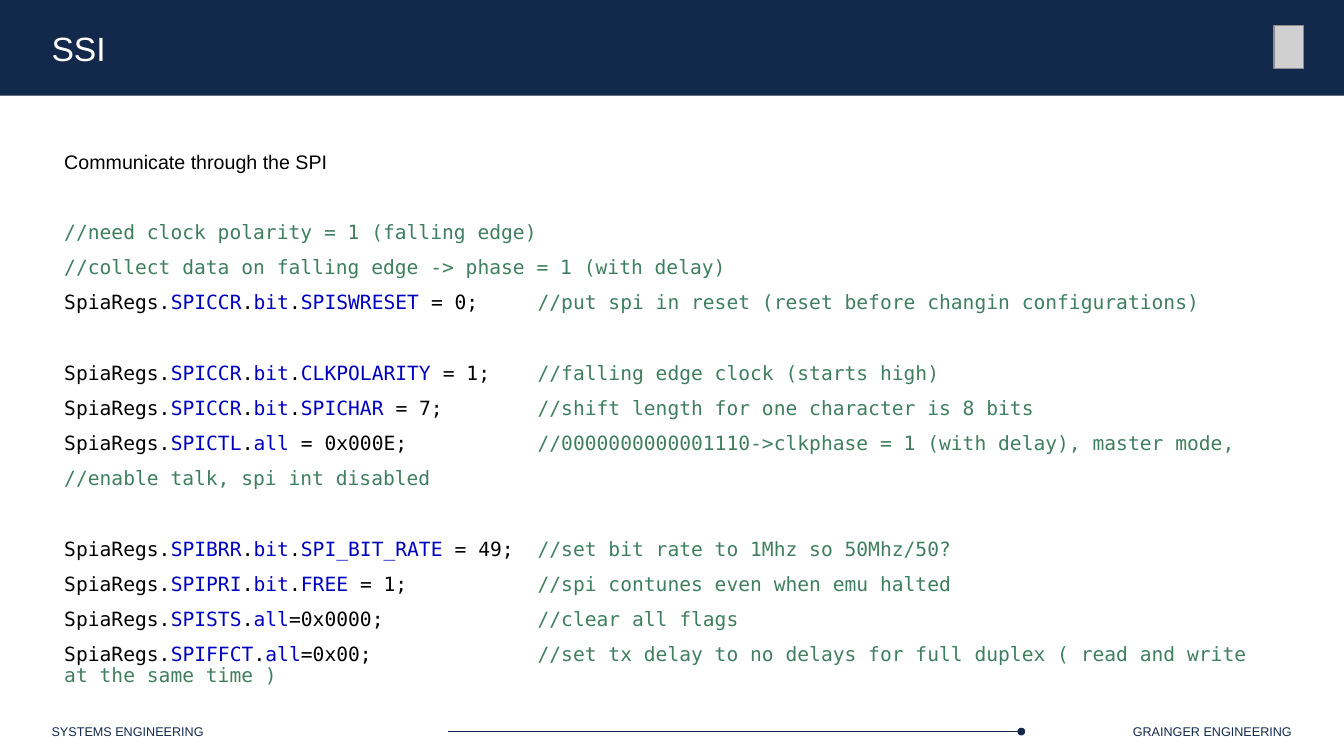
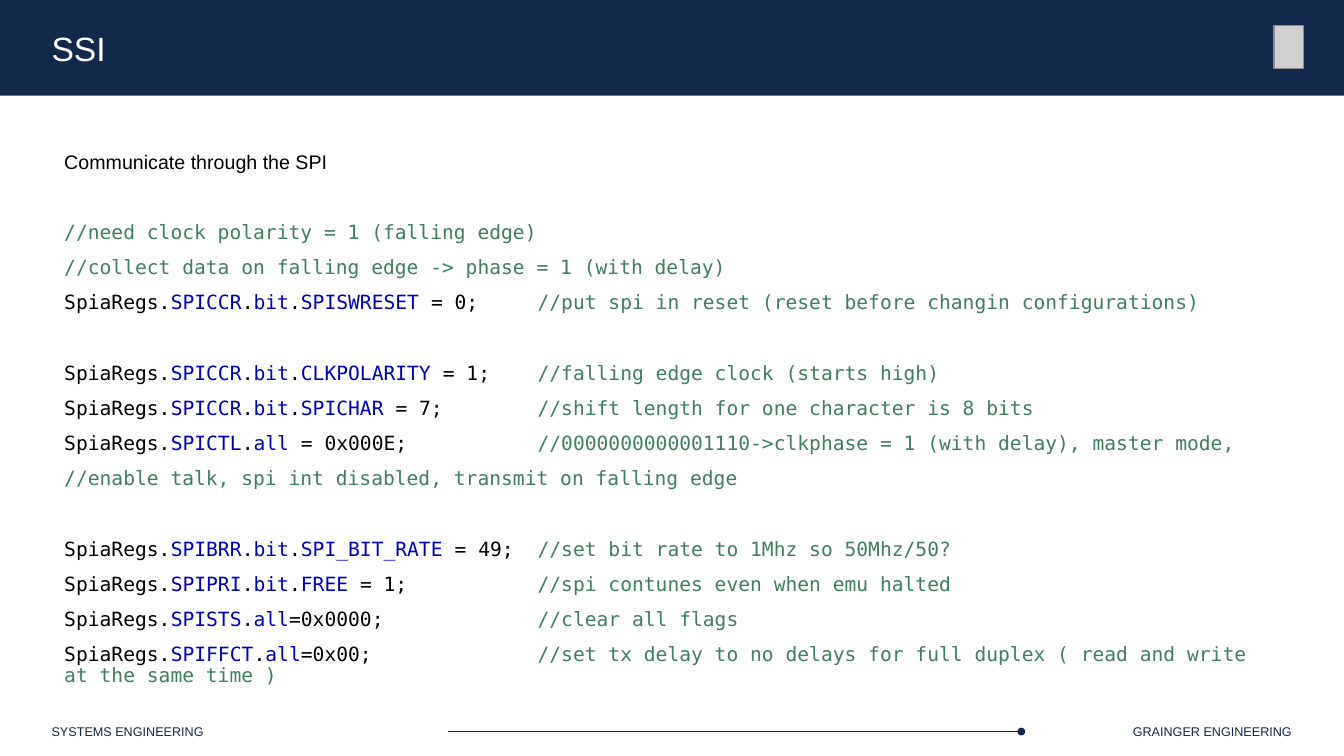
Before and after one commit to Marius-Juston/SE-423---Class-Material, a slide deck: slide 42 of Lectures/Slides/L6.pptx. Drawn at 1344x756 pixels with LibreOffice and Linux fonts; fonts in the diff are those of the drawing; grey boxes stand for pictures. Boxes give left, top, right and bottom in pixels: in the first picture for what was removed or moved away, otherwise in the second. Text is boxed around its words. In the diff, an @@ line names an element or a change of style, - is before the commit and + after.

```diff
--- a/Lectures/Slides/L6.pptx
+++ b/Lectures/Slides/L6.pptx
@@ text at (x1=64, y1=470, x2=737, y2=489): text changed @@
-//enable talk, spi int disabled
+//enable talk, spi int disabled, transmit on falling edge
```
Also in this commit, not shown: 6 other slides changed, 4 slides added.
